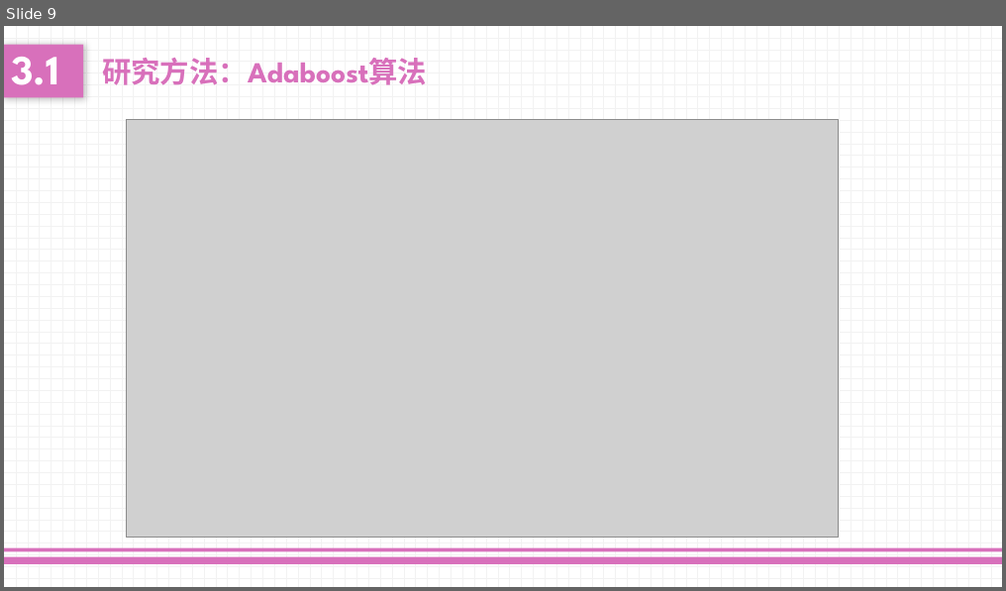
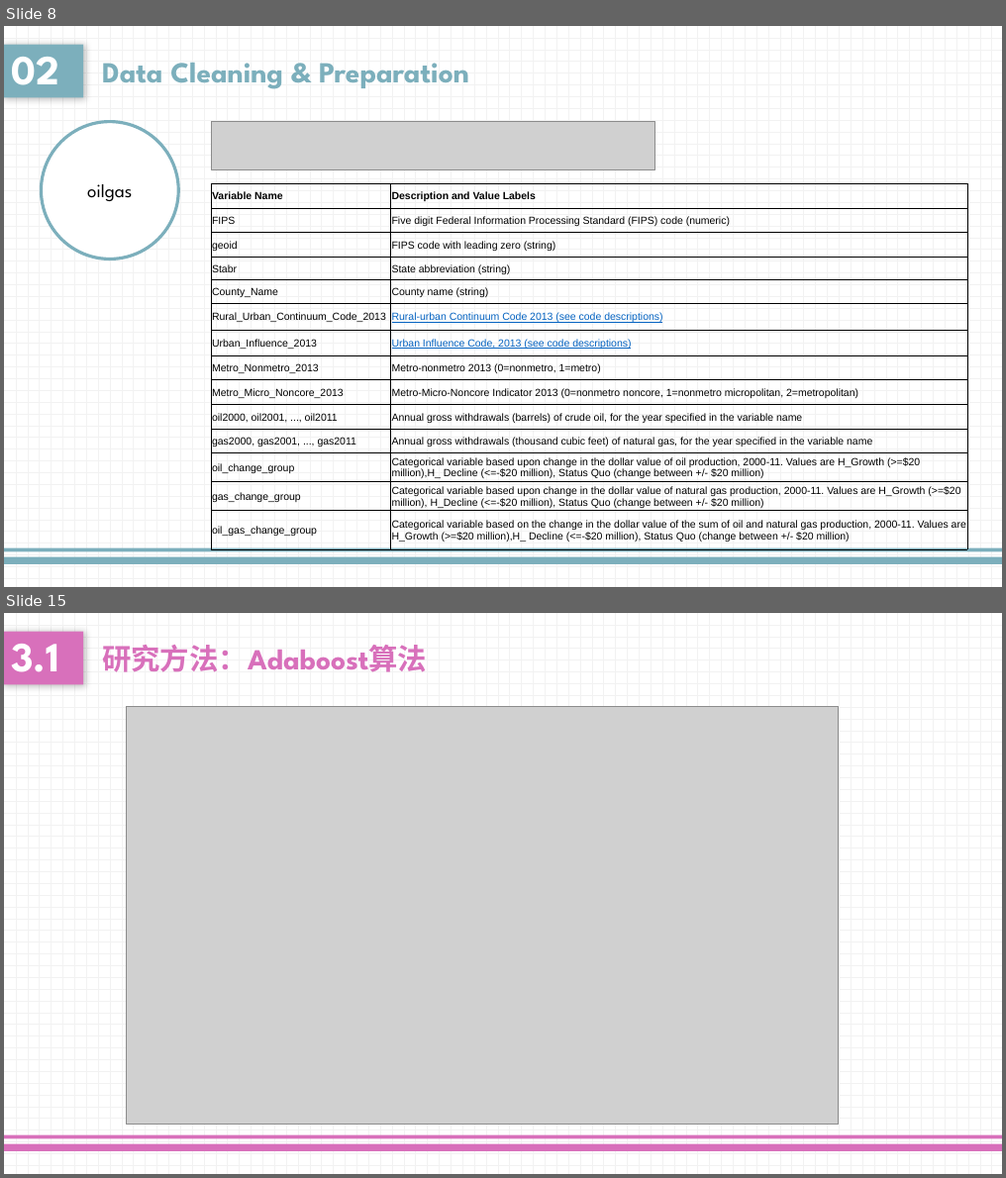
Before and after one commit to lloydliu717/MidtermProject, a slide deck: Presentation.pptx. Shown one above the other, each under a label of ours: slide 9 before the commit, slides 8 and 15 after it; the slides between them are not shown. The pictures are 1006x591 and 1006x1178 pixels, drawn with LibreOffice and Linux fonts; fonts in the diff are those of the drawing; grey boxes stand for pictures. Boxes give left, top, right and bottom in pixels: in the first picture for what was removed or moved away, otherwise in the second. Text is boxed around its words. In the diff, an @@ line names an element or a change of style, - is before the commit and + after.

```diff
--- a/Presentation.pptx
+++ b/Presentation.pptx
@@ slide 8 added at <box>4,26,1002,587</box>, background pattern #F2F2F2 on #FFFFFF @@
@@ text added at <box>4,44,83,97</box>, fill #7CAFBC, 40 pt, text #FFFFFF, bold @@
+02
@@ text added at <box>102,62,469,89</box>, 28 pt, text #7CAFBC, bold @@
+Data Cleaning & Preparation
@@ ellipse added at <box>42,122,179,260</box>, fill #FFFFFF, outline #7CAFBC 3 pt, 18 pt, text #000000 @@
+oilgas
@@ picture added at <box>211,122,655,170</box> @@
@@ table added at <box>211,184,967,550</box>, 14 rows, 2 columns @@
+Variable Name | Description and Value Labels
+FIPS | Five digit Federal Information Processing Standard (FIPS) code (numeric)
+geoid | FIPS code with leading zero (string)
+Stabr | State abbreviation (string)
+County_Name | County name (string)
+Rural_Urban_Continuum_Code_2013 | Rural-urban Continuum Code 2013 (see code descriptions)
+Urban_Influence_2013 | Urban Influence Code, 2013 (see code descriptions)
+Metro_Nonmetro_2013 | Metro-nonmetro 2013 (0=nonmetro, 1=metro)
+Metro_Micro_Noncore_2013 | Metro-Micro-Noncore Indicator 2013 (0=nonmetro noncore, 1=nonmetro micropolitan, 2=metropolitan)
+oil2000, oil2001, ..., oil2011 | Annual gross withdrawals (barrels) of crude oil, for the year specified in the variable name
+gas2000, gas2001, ..., gas2011 | Annual gross withdrawals (thousand cubic feet) of natural gas, for the year specified in the variable name
+oil_change_group | Categorical variable based upon change in the dollar value of oil production, 2000-11. Values are H_Growth (>=$20 million),H_ Decline (<=-$20 million), Status Quo (change between +/- $20 million)
+gas_change_group | Categorical variable based upon change in the dollar value of natural gas production, 2000-11. Values are H_Growth (>=$20 million), H_Decline (<=-$20 million), Status Quo (change between +/- $20 million)
+oil_gas_change_group | Categorical variable based on the change in the dollar value of the sum of oil and natural gas production, 2000-11. Values are H_Growth (>=$20 million),H_ Decline (<=-$20 million), Status Quo (change between +/- $20 million)
@@ rectangle added at <box>4,558,1002,565</box>, fill #7CAFBC @@
@@ rectangle added at <box>4,549,1002,553</box>, fill #7CAFBC @@
@@ what was slide 9 is now slide 15 @@
```
Also in this commit, not shown: 2 slides changed, 11 other slides added, 6 slides removed.
